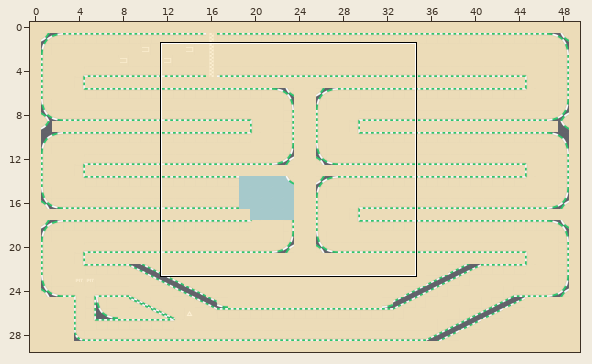
Two versions of a level (Tiled map, tmx_files/track2.tmx). Above: a wide view before the commit, with the close-up outlined.
Close-up. The starting point:
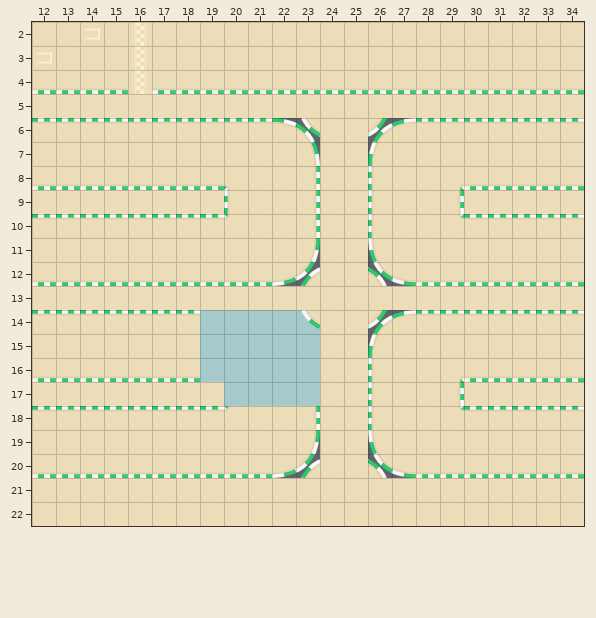
Cells are 64x64 px. Shown: x 12..34, y 2..22. The commit also changed other parts of the map, which this record leaves out. Not drawn, because the pictures are missing: unchanged layer "objects".
After:
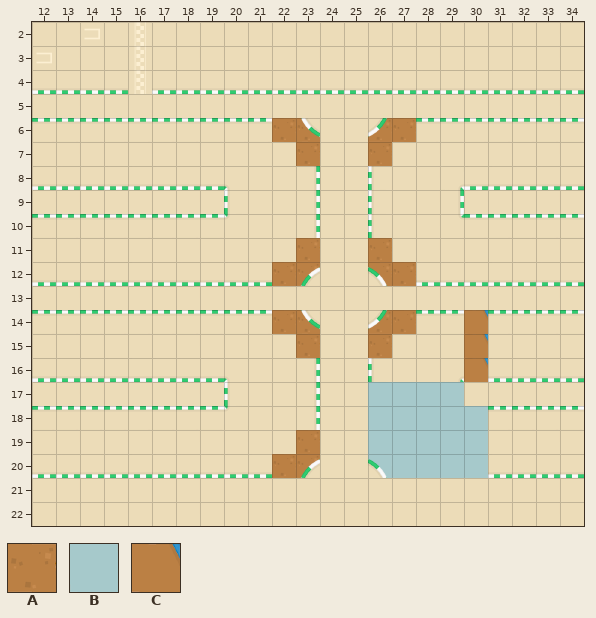
Key: from "racing_track": A 162, B 184, C 230.
_ is an empty cell.
Tiles of an added or newly shown layer are drawn over the layers below it.
Changes in this commit:
Layer "fon" (added):
The edit adds tile A in row 6 at x 22 to 23 and 26 to 27; in row 7 at x 23 and 26; in row 11 at x 23 and 26; in row 12 at x 22 to 23 and 26 to 27; in row 14 at x 22 to 23 and 26 to 27; in row 15 at x 23 and 26.
The edit adds tile A in row 19 at x 23; in row 20 at x 22 to 23.
Layer "checkpoints":
The edit adds tile B in row 17 at x 26 to 29; in rows 18 to 20 at x 26 to 30.
Tile B is gone in rows 14 to 16 at x 19 to 23; in row 17 at x 20 to 23.
Layer "block_wall" (added):
The edit adds tile C in rows 14 to 16 at x 30.
Boxes around the changes in both close-ups, in picture pixels (x1, y1, x2, y2):
added: (272, 118, 320, 166)
added: (368, 118, 416, 166)
added: (272, 238, 320, 286)
added: (368, 238, 416, 286)
changed: (200, 310, 320, 406)
added: (368, 310, 488, 478)
added: (272, 430, 320, 478)
